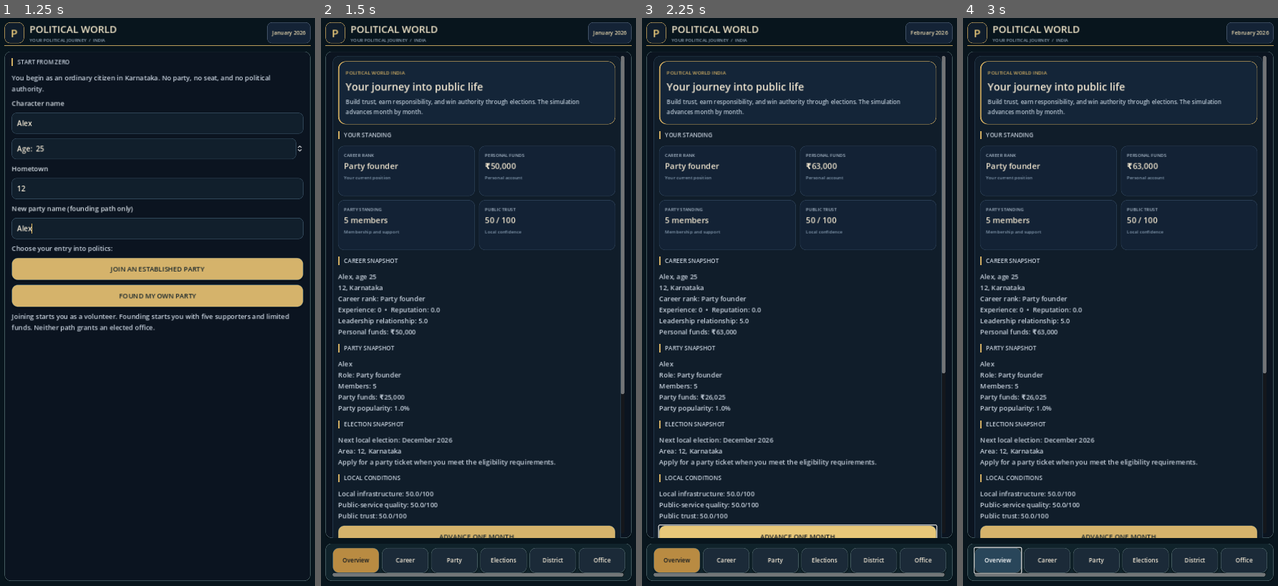
Above: before the commit, frames 1-4 (left to right).
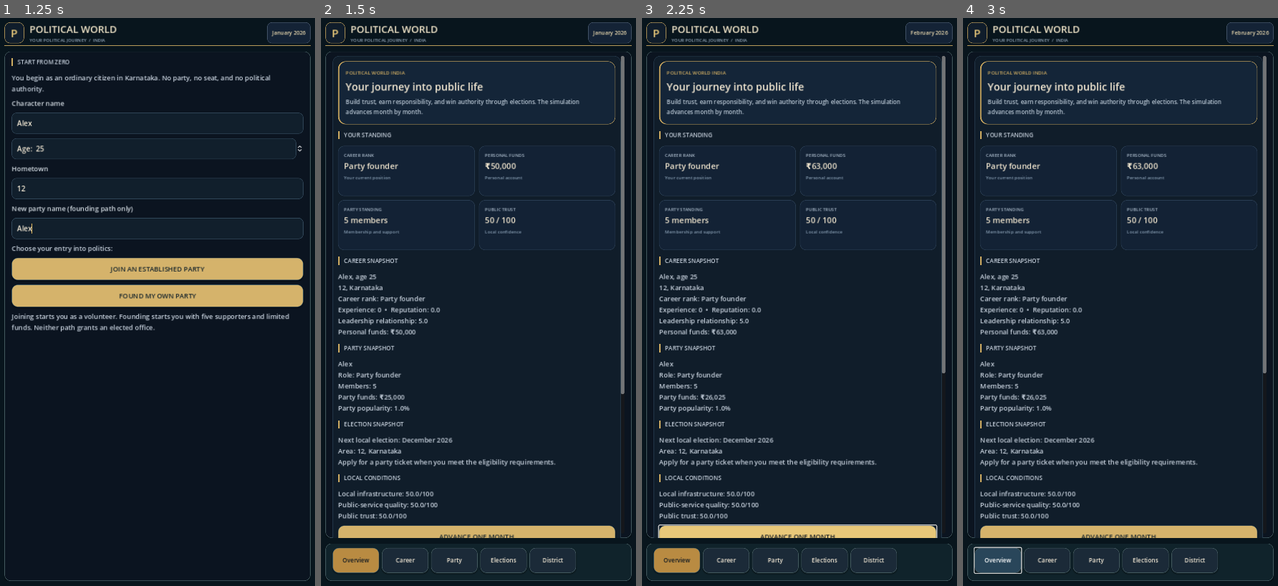
Above: after the commit, the same moments.

Repository: dhanushpoojary9740-boop/political-world
Game: Godot game, scene res://main.tscn
The game is run twice, just before and just after one commit, with the same random seed, the same clock (stepped at 60 frames per second) and the same inputs.
Inputs (mouse positions are in pixels of both pictures, inside the frame that each line leads up to):
- Up to frame 1 (1.25 s): click (157, 125) at 0.52 s; type "Alex" at 0.6 s; click (157, 188) at 0.75 s; type "12" at 0.83 s; click (157, 228) at 0.98 s; type "Alex" at 1.07 s
- Up to frame 2 (1.5 s): click "FOUND MY OWN PARTY" at 1.25 s
- Up to frame 3 (2.25 s): click "ADVANCE ONE MONTH" at 2 s
- Up to frame 4 (3 s): click "Overview" at 2.75 s

Frame 1 is identical in both runs. In frame 2, 0.7% of the frame differs, in the area x 3-97%, y 93-99%; in frame 3, 0.7%; in frame 4, 0.7%.
Error before the commit: Invalid assignment of property or key 'visible' with value of type 'bool' on a base object of type 'Nil'. (res://scripts/main.gd:863)

Commit message:
Add files via upload

Diff:
--- a/scripts/main.gd
+++ b/scripts/main.gd
@@ -860,13 +860,15 @@
 		conditions_label.text = world.local_conditions_summary()
 		if is_instance_valid(world_politics_label):
 			world_politics_label.text = world.world_politics_summary()
-		office_tab.visible = world.has_elected_office
-		if main_tab_buttons.size() > 5:
+		if is_instance_valid(office_tab):
+			office_tab.visible = world.has_elected_office
+		if main_tab_buttons.size() > 5 and is_instance_valid(main_tab_buttons[5]):
 			main_tab_buttons[5].visible = world.has_elected_office
 		if is_instance_valid(district_label):
 			district_label.text = world.district_progression_summary()
 		if world.has_elected_office:
-			office_label.text = world.office_summary().replace("\\n", "\n")
+			if is_instance_valid(office_label):
+				office_label.text = world.office_summary().replace("\\n", "\n")
 			_refresh_office_missions()
 			_refresh_office_log()
 
@@ -879,7 +881,8 @@
 		"Completed" if world.local_election_completed else "Scheduled",
 		world.last_local_election_result if world.last_local_election_year > 0 else "No result recorded"
 	]
-	election_detail_labels["local"].text = local_text
+	if election_detail_labels.has("local") and is_instance_valid(election_detail_labels["local"]):
+		election_detail_labels["local"].text = local_text
 
 	var state_elections: Array = world.world_state.get("state_elections", [])
 	var karnataka_text := "Karnataka Assembly election schedule and AI campaign status.\n"
@@ -916,15 +919,18 @@
 				if karnataka_priority.get_item_text(pi) == selected_priority:
 					karnataka_priority.select(pi)
 					break
-	election_detail_labels["karnataka"].text = karnataka_text
-	election_detail_labels["other_states"].text = other_text
+	if election_detail_labels.has("karnataka") and is_instance_valid(election_detail_labels["karnataka"]):
+		election_detail_labels["karnataka"].text = karnataka_text
+	if election_detail_labels.has("other_states") and is_instance_valid(election_detail_labels["other_states"]):
+		election_detail_labels["other_states"].text = other_text
 
 	var national: Dictionary = world.world_state.get("national_election", {})
-	election_detail_labels["national"].text = "Next Lok Sabha poll: %s %d\nPhase: %s\nSeats modeled: %d\nLast result: %s\nAI-managed national campaigning and participation." % [
-		world._month_name(int(national.get("month", 5))), int(national.get("next_year", 2029)),
-		str(national.get("phase", "Scheduled")), int(national.get("seats", 543)),
-		str(national.get("last_result", "Not yet held"))
-	]
+	if election_detail_labels.has("national") and is_instance_valid(election_detail_labels["national"]):
+		election_detail_labels["national"].text = "Next Lok Sabha poll: %s %d\nPhase: %s\nSeats modeled: %d\nLast result: %s\nAI-managed national campaigning and participation." % [
+			world._month_name(int(national.get("month", 5))), int(national.get("next_year", 2029)),
+			str(national.get("phase", "Scheduled")), int(national.get("seats", 543)),
+			str(national.get("last_result", "Not yet held"))
+		]
 
 func _on_approve_karnataka_slate() -> void:
 	var result: String = world.set_karnataka_slate_approved(true)
